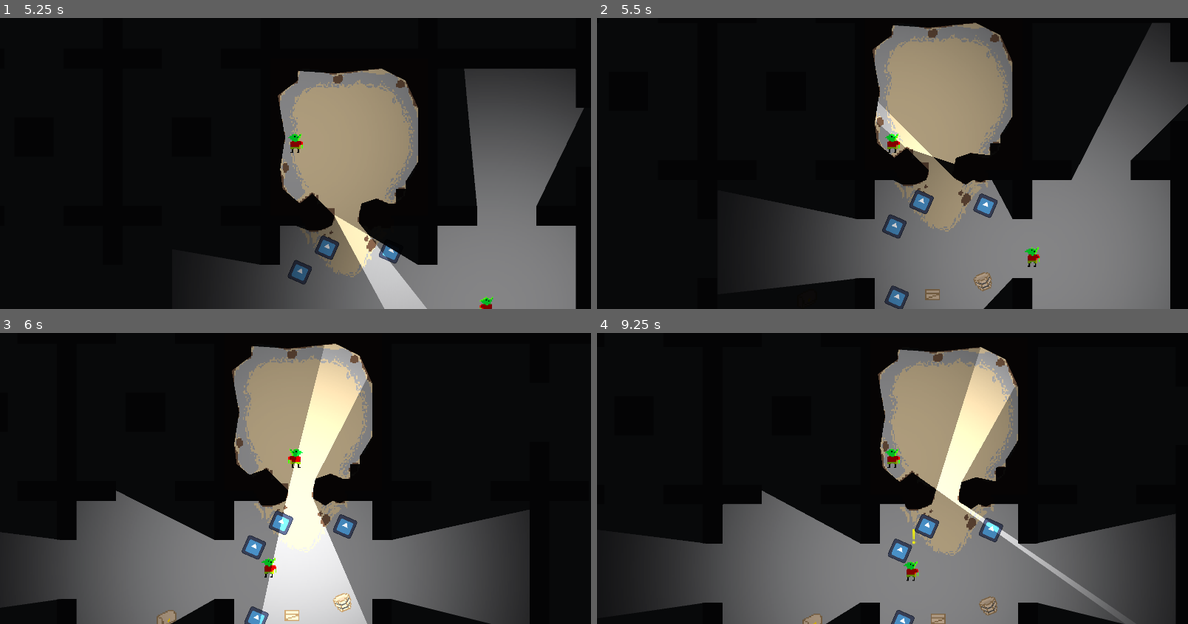
Above: before the commit, frames 1-4 (two rows, left to right).
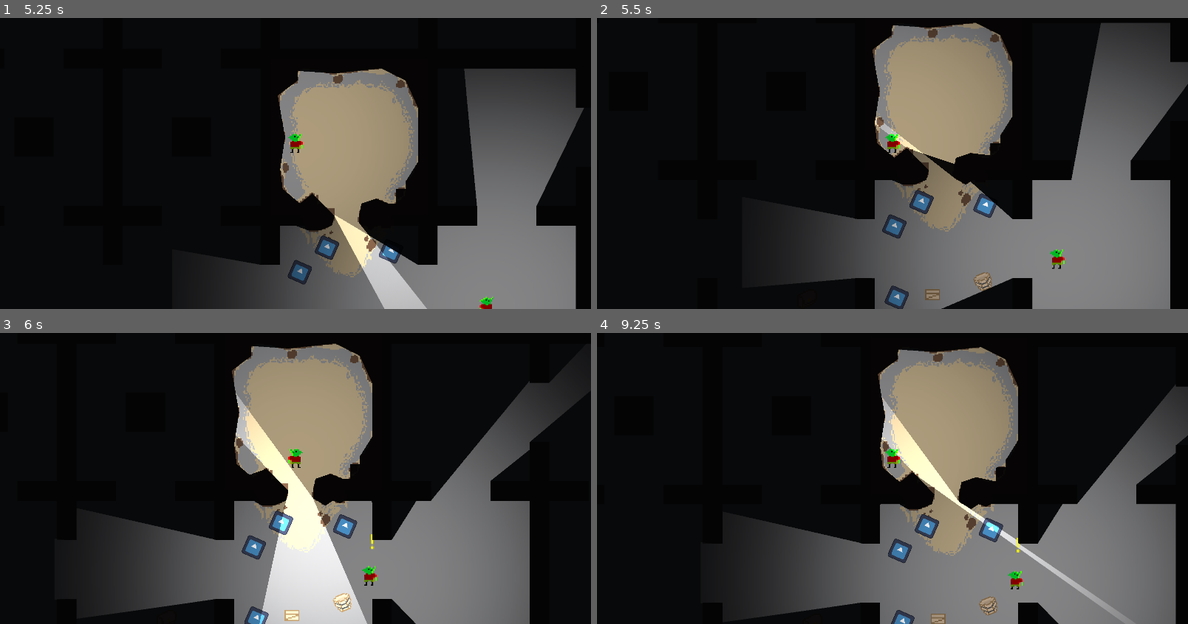
Above: after the commit, the same moments.

Repository: nporposoft/loot-goblin
Game: Godot game, scene res://test_dungeon.tscn
The game is run twice, just before and just after one commit, with the same random seed, the same clock (stepped at 60 frames per second) and the same inputs. The engine's default icon, where the game draws it, is replaced by a stand-in: a white triangle on a blue panel in a dark square.
Inputs (mouse positions are in pixels of both pictures, inside the frame that each line leads up to):
- Up to frame 1 (5.25 s): tap Enter at 0.5, 2, 5 s; move the mouse to (425, 125) at 0.52 s; hold D (move_right) 0.53-1.28 s; tap Shift (dodge) at 0.6, 2.85, 5.1 s; tap Space at 1.25, 2.75 s; move the mouse to (177, 160) at 1.27 s; hold S (move_down) 1.28-2.03 s; right-click (177, 160) at 1.35 s; move the mouse to (354, 70) at 2.02 s; hold D (move_right) 2.03-2.78 s; click (354, 70) at 2.1 s; move the mouse to (265, 210) at 2.77 s; hold W (move_up) 2.78-3.53 s; move the mouse to (472, 192) at 3.52 s; hold A (move_left) 3.53-5.03 s; right-click (472, 192) at 3.6 s; move the mouse to (118, 93) at 4.27 s; click (118, 93) at 4.35 s; move the mouse to (325, 143) at 5.02 s; hold S (move_down) from 5.03 s (still down)
- Up to frame 2 (5.5 s): keep holding S (move_down)
- Up to frame 3 (6 s): move the mouse to (206, 376) at 5.77 s; release S (move_down) at 5.78 s; hold D (move_right) from 5.78 s (still down); right-click (206, 376) at 5.85 s
- Up to frame 4 (9.25 s): move the mouse to (1022, 440) at 6.52 s; release D (move_right) at 6.53 s; hold W (move_up) 6.53-7.28 s; click (1022, 440) at 6.6 s; move the mouse to (774, 475) at 7.27 s; hold D (move_right) 7.28-8.03 s; tap Shift (dodge) at 7.35 s; tap Space at 8 s; move the mouse to (951, 385) at 8.02 s; hold S (move_down) 8.03-8.78 s; right-click (951, 385) at 8.1 s; move the mouse to (862, 525) at 8.77 s; hold A (move_left) from 8.78 s (still down); click (862, 525) at 8.85 s

Frame 1 is identical in both runs. In frame 2, 4.1% of the frame differs, in the area x 27-100%, y 1-100%; in frame 3, 30%, in the area x 0-99%, y 3-100%; in frame 4, 29%.

Commit message:
WIP items

Diff:
--- a/test_dungeon.tscn
+++ b/test_dungeon.tscn
@@ -35,6 +35,15 @@
 source_geometry_group_name = &"navmesh_sources"
 agent_radius = 32.0
 
+[sub_resource type="Resource" id="Resource_1v8wj"]
+resource_local_to_scene = true
+script = ExtResource("6_cnrih")
+display_name = "Diamond"
+description = "So shiny"
+ui_sprite = ExtResource("7_gsb4j")
+world_scene = ExtResource("4_d8tm3")
+metadata/_custom_type_script = "uid://ctqjnf2yg1uvt"
+
 [sub_resource type="Resource" id="Resource_u0lc2"]
 resource_local_to_scene = true
 script = ExtResource("6_cnrih")
@@ -54,15 +63,6 @@
 metadata/_custom_type_script = "uid://ctqjnf2yg1uvt"
 
 [sub_resource type="Resource" id="Resource_6qv62"]
-resource_local_to_scene = true
-script = ExtResource("6_cnrih")
-display_name = "Diamond"
-description = "So shiny"
-ui_sprite = ExtResource("7_gsb4j")
-world_scene = ExtResource("4_d8tm3")
-metadata/_custom_type_script = "uid://ctqjnf2yg1uvt"
-
-[sub_resource type="Resource" id="Resource_xueig"]
 resource_local_to_scene = true
 script = ExtResource("6_cnrih")
 display_name = "Diamond"
@@ -188,6 +188,7 @@
 
 [node name="AIGoblin" parent="World" instance=ExtResource("3_d8tm3")]
 position = Vector2(176, 202)
+move_speed = 100.0
 
 [node name="AggressiveAI" type="Node" parent="World/AIGoblin" node_paths=PackedStringArray("map")]
 script = ExtResource("7_1v8wj")
Binary file added: assets/items.png
Not shown, added: assets/items.png.import
Not shown: 4 places in test_dungeon.tscn that only renumber resources
Not shown, added: assets/items.pdn
